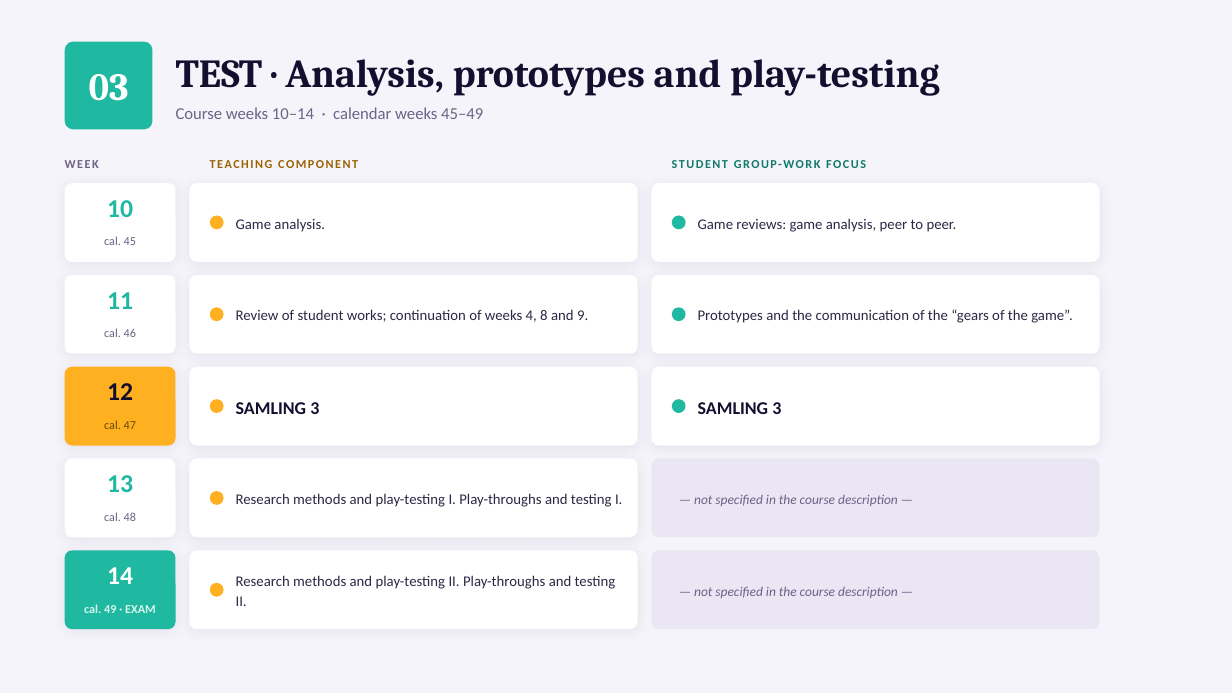
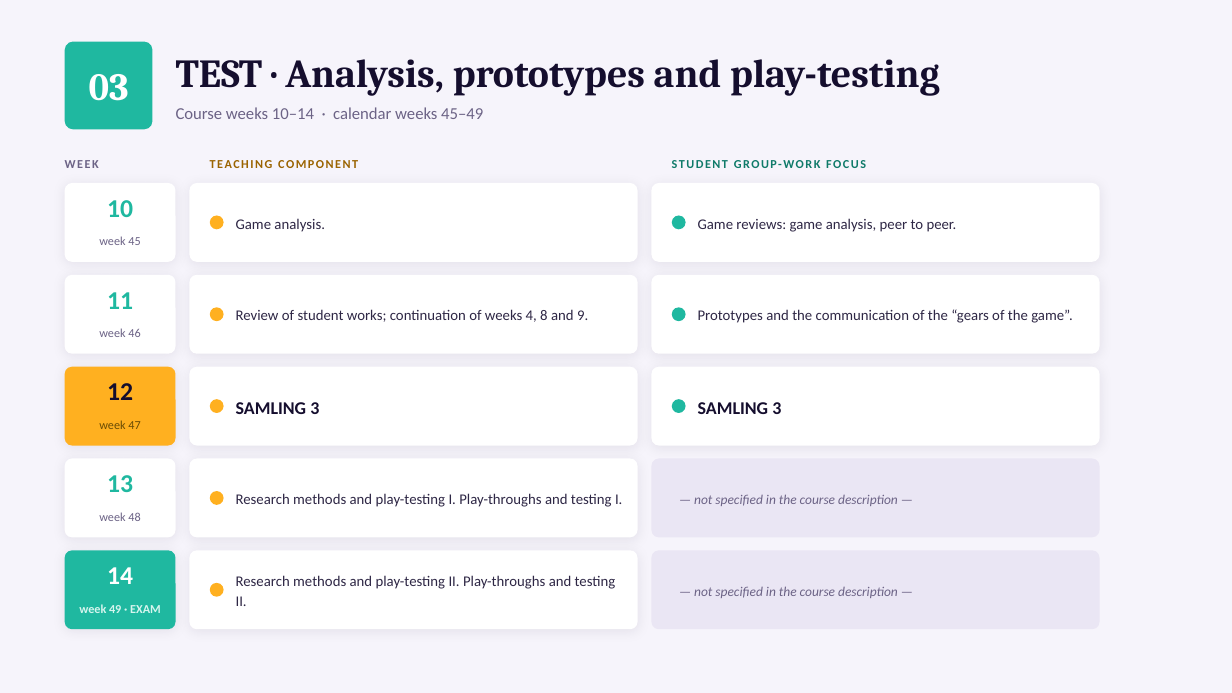
Before and after one commit to StevenBachelder/game-production, a slide deck: slide 9 of assets/downloads/Game_Production_Course_Structure.pptx. Drawn at 1232x693 pixels with LibreOffice and Linux fonts; fonts in the diff are those of the drawing. Boxes give left, top, right and bottom in pixels: in the first picture for what was removed or moved away, otherwise in the second. Text is boxed around its words. In the diff, an @@ line names an element or a change of style, - is before the commit and + after.

```diff
--- a/assets/downloads/Game_Production_Course_Structure.pptx
+++ b/assets/downloads/Game_Production_Course_Structure.pptx
@@ text at bbox=[99, 236, 140, 245]: text changed @@
-cal. 45
+week 45
@@ text at bbox=[99, 328, 140, 337]: text changed @@
-cal. 46
+week 46
@@ text at bbox=[99, 420, 140, 429]: text changed @@
-cal. 47
+week 47
@@ text at bbox=[99, 512, 140, 521]: text changed @@
-cal. 48
+week 48
@@ text at bbox=[79, 604, 161, 613]: text changed @@
-cal. 49 · EXAM
+week 49 · EXAM
```
Also in this commit, not shown: 6 other slides changed, 18 other files.
